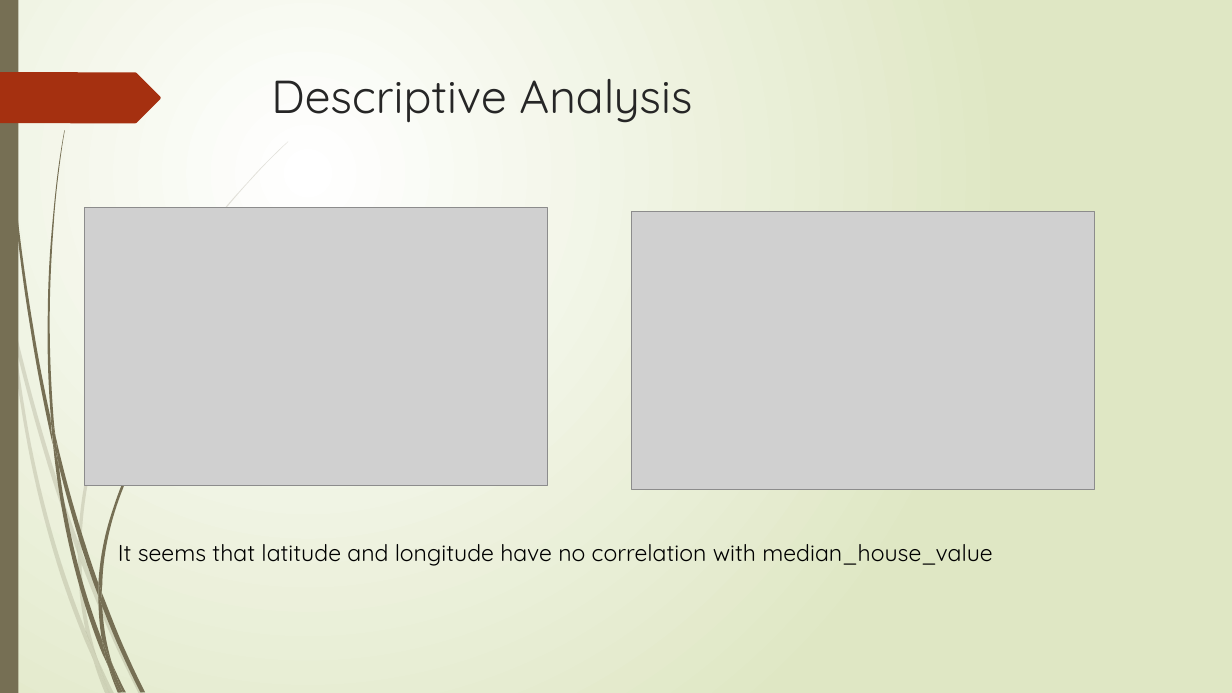
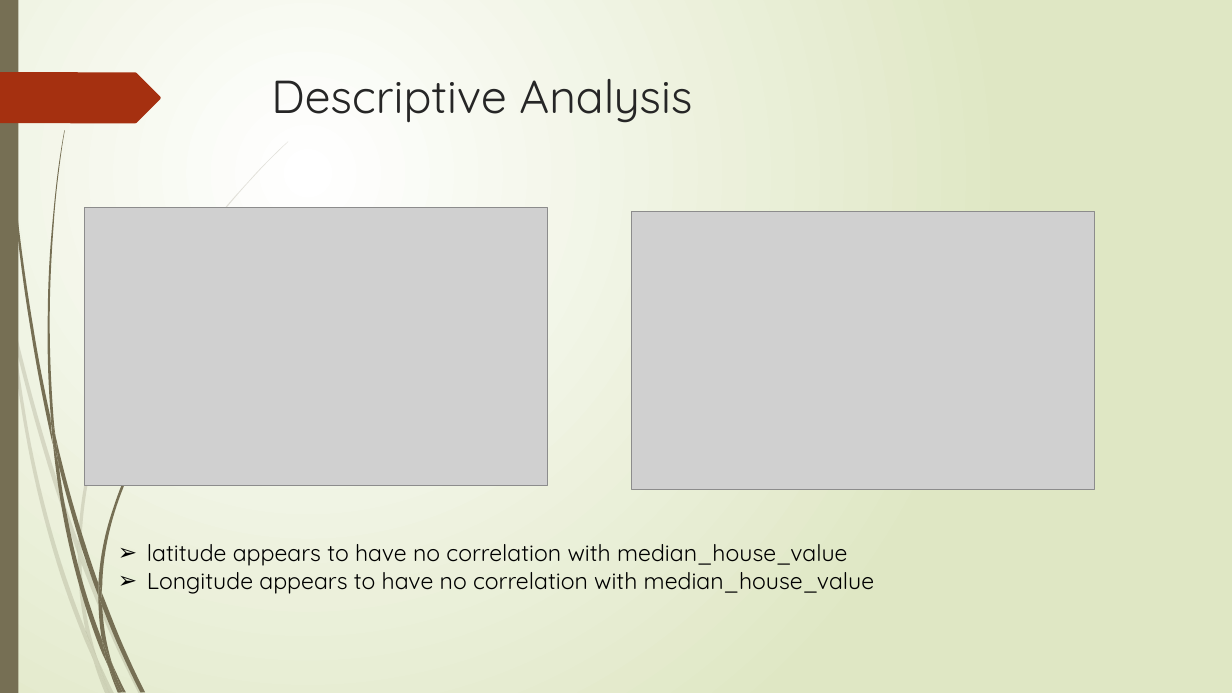
Before and after one commit to Flying-Bananasuar/MachineLearning, a slide deck: slide 12 of Predicting California Housing Price.pptx. Drawn at 1232x693 pixels with LibreOffice and Linux fonts; fonts in the diff are those of the drawing; grey boxes stand for pictures. Boxes give left, top, right and bottom in pixels: in the first picture for what was removed or moved away, otherwise in the second. Text is boxed around its words. In the diff, an @@ line names an element or a change of style, - is before the commit and + after.

```diff
--- a/Predicting California Housing Price.pptx
+++ b/Predicting California Housing Price.pptx
@@ text at (147,544,874,594): text changed @@
-It seems that latitude and longitude have no correlation with median_house_value
+➢ latitude appears to have no correlation with median_house_value
+➢ Longitude appears to have no correlation with median_house_value
```
Also in this commit, not shown: 16 other slides changed, 2 slides removed.
